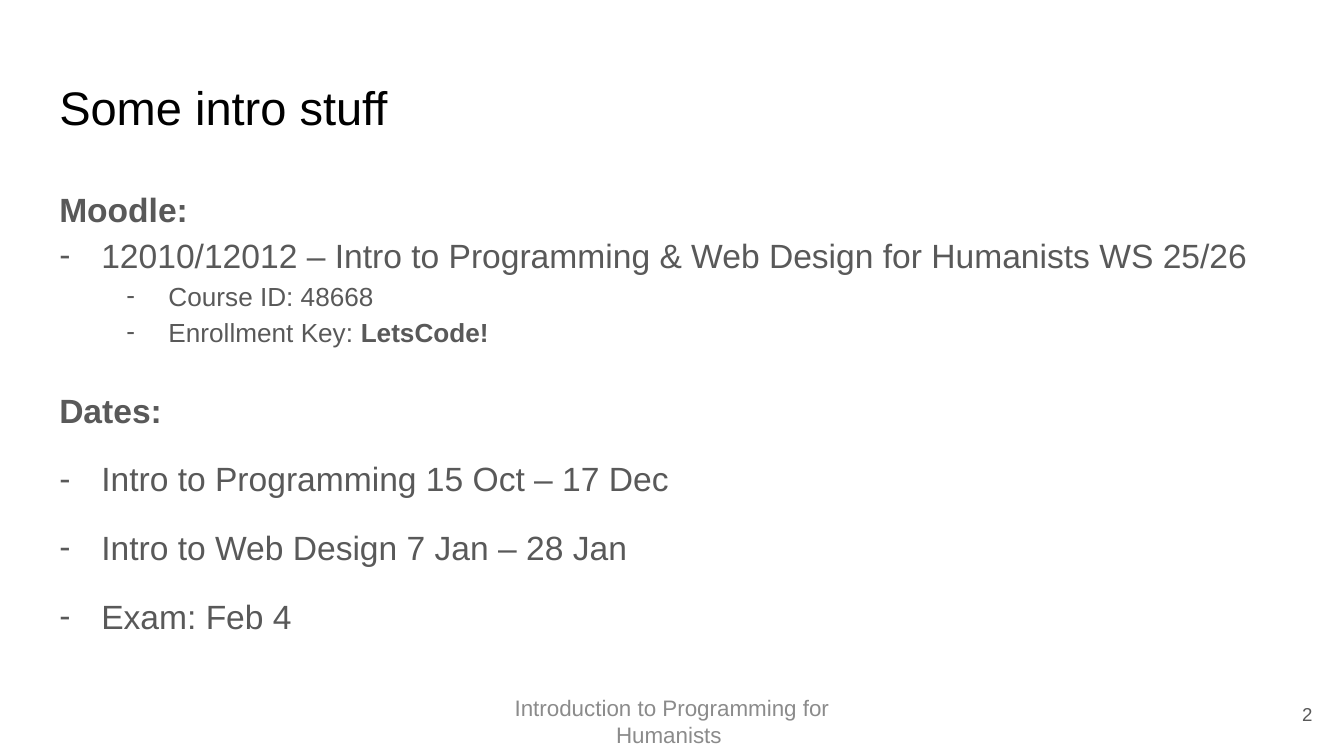
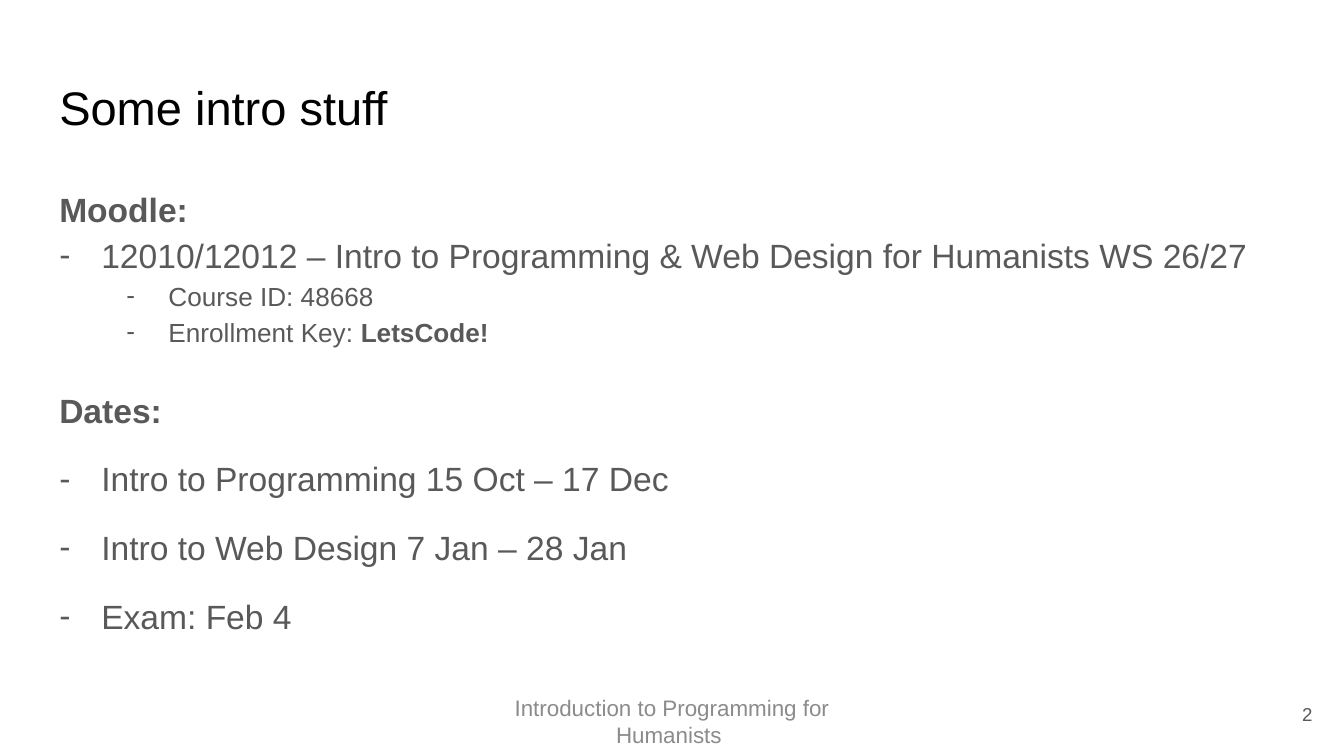
Before and after one commit to EvanEames/IPFH2526, a slide deck: slide 2 of week1/First Class.pptx. Drawn at 1344x756 pixels with LibreOffice and Linux fonts; fonts in the diff are those of the drawing. Boxes give left, top, right and bottom in pixels: in the first picture for what was removed or moved away, otherwise in the second. Text is boxed around its words. In the diff, an @@ line names an element or a change of style, - is before the commit and + after.

```diff
--- a/week1/First Class.pptx
+++ b/week1/First Class.pptx
@@ text at (x1=101, y1=243, x2=1247, y2=274): text changed @@
-– 12010/12012 – Intro to Programming & Web Design for Humanists WS 25/26
+– 12010/12012 – Intro to Programming & Web Design for Humanists WS 26/27
```
Also in this commit, not shown: 7 other files.
